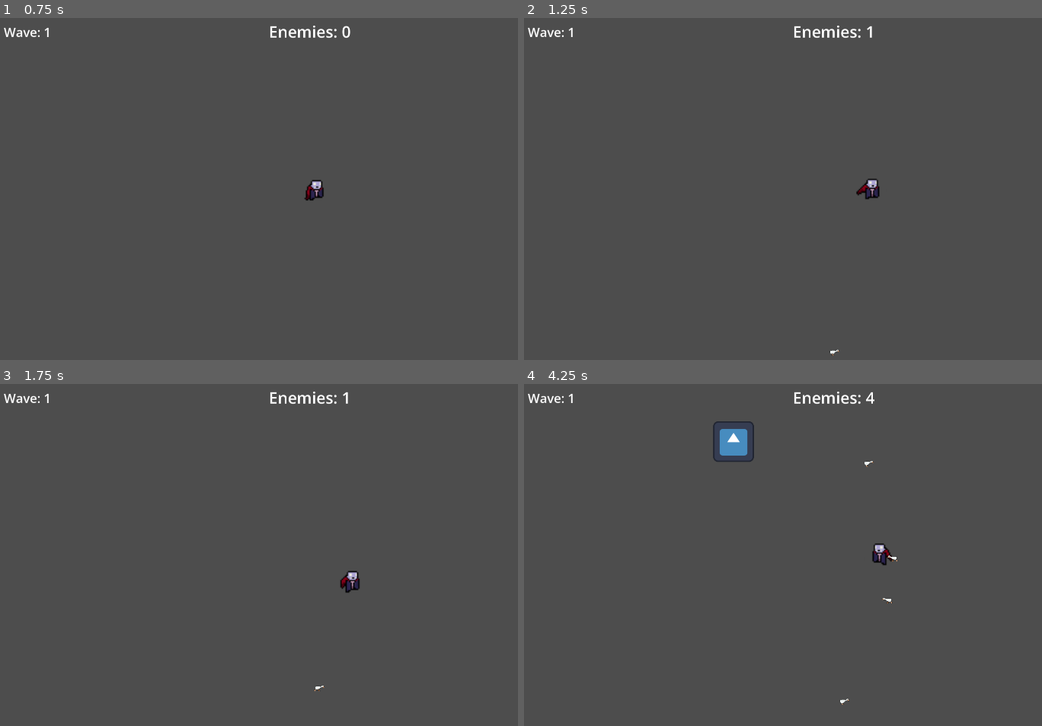
Above: before the commit, frames 1-4 (two rows, left to right).
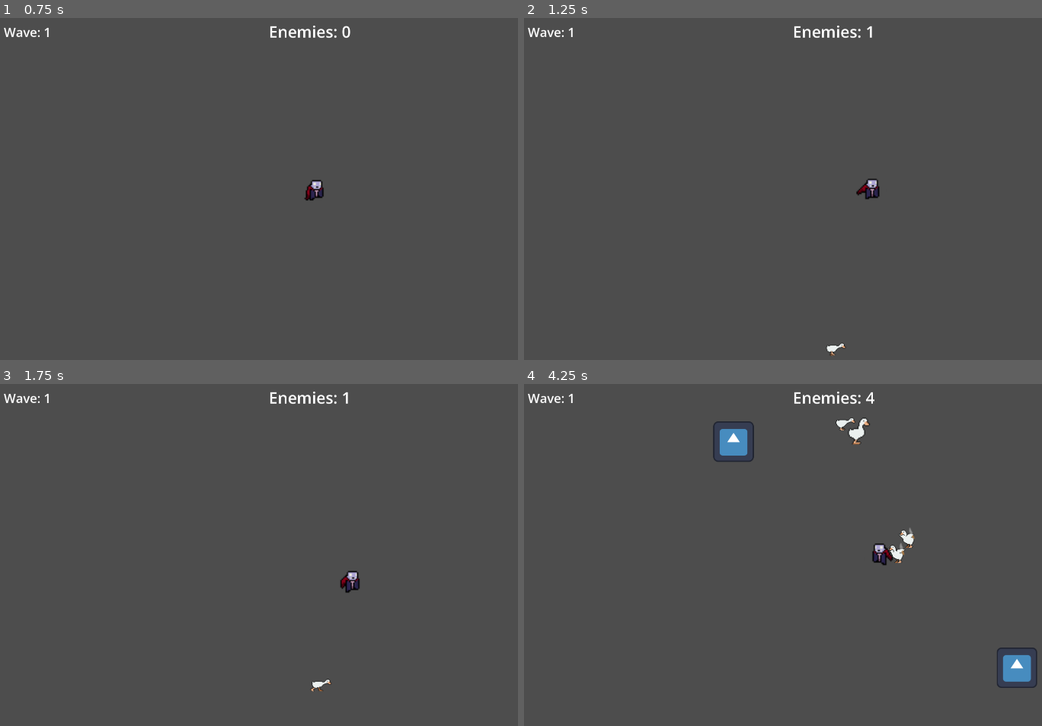
Above: after the commit, the same moments.

Repository: MatthewDulworth/gmtk26
Game: Godot game, scene res://level/level.tscn
Two runs of this game, one before a commit and one after it. Both use one fixed random seed, a clock stepped at 60 frames per second and the inputs below. This scene is started directly instead of the project's main scene. The engine's default icon, where the game draws it, is replaced by a stand-in: a white triangle on a blue panel in a dark square.
Inputs:
- Up to frame 1 (0.75 s): hold D (move_right) from 0.53 s (still down); tap E (next_weapon) at 0.6 s
- Up to frame 2 (1.25 s): keep holding D (move_right)
- Up to frame 3 (1.75 s): release D (move_right) at 1.28 s; hold S (move_down) from 1.28 s (still down); tap Q (previous_weapon) at 1.35 s
- Up to frame 4 (4.25 s): release S (move_down) at 2.03 s; hold D (move_right) 2.03-2.78 s; hold Space (shoot) 2.03-2.78 s; hold W (move_up) 2.78-3.53 s; tap E (next_weapon) at 2.85 s; hold A (move_left) from 3.53 s (still down); tap Q (previous_weapon) at 3.6 s

Frame 1 is identical in both runs. In frame 2, less than 0.1% of the frame differs, in the area x 58-63%, y 95-99%; in frame 3, less than 0.1%; in frame 4, 1.0%, in the area x 60-100%, y 9-94%.

Commit message:
level changes

Diff:
--- a/level/level.gd
+++ b/level/level.gd
@@ -3,6 +3,7 @@
 @export var enemy_scene: PackedScene
 @export var players: Array[PlayerController]
 @export var item_scene: PackedScene
+@export var enemy_data_types: Array[EnemyData]
 var _time_since_last_spawn := 0.0
 var _time_since_wave_start := 0.0
 var _time_since_last_item_spawn := 0.0
@@ -54,6 +55,7 @@
 
 	if _time_since_last_spawn > _current_enemy_spawn_rate:
 		var new_enemy: EnemyController = enemy_scene.instantiate()
+		new_enemy.enemy_data = enemy_data_types.pick_random()
 		new_enemy.players = players
 		new_enemy.health.died.connect(_on_enemy_death)
 		new_enemy.position = $EnemySpawners.get_children().pick_random().position
--- a/level/level.tscn
+++ b/level/level.tscn
@@ -4,7 +4,11 @@
 [ext_resource type="PackedScene" uid="uid://d1wakfws1yses" path="res://chracters/enemies/enemy.tscn" id="2_ktfr2"]
 [ext_resource type="Texture2D" uid="uid://ddvd7nfqv3aku" path="res://level/tiles_prog_art.png" id="3_44x8d"]
 [ext_resource type="PackedScene" uid="uid://d33q7ngm2teb7" path="res://item/item.tscn" id="3_ktfr2"]
+[ext_resource type="Script" uid="uid://bdhvi88d3ihm2" path="res://chracters/enemies/EnemyData.gd" id="4_6gtgk"]
 [ext_resource type="PackedScene" uid="uid://d0fyntx0582l7" path="res://chracters/player/player.tscn" id="4_ivpvi"]
+[ext_resource type="Resource" uid="uid://bbiflcgguj78o" path="res://chracters/enemies/EnemyMed.tres" id="5_cw150"]
+[ext_resource type="Resource" uid="uid://d38xsxobsmd6k" path="res://chracters/enemies/EnemyFast.tres" id="6_xii2b"]
+[ext_resource type="Resource" uid="uid://bxhj8gcqqmkpd" path="res://chracters/enemies/EnemySlow.tres" id="7_rhqlf"]
 
 [sub_resource type="TileSetAtlasSource" id="TileSetAtlasSource_dgned"]
 texture = ExtResource("3_44x8d")
@@ -26,6 +30,7 @@
 enemy_scene = ExtResource("2_ktfr2")
 players = [NodePath("Player")]
 item_scene = ExtResource("3_ktfr2")
+enemy_data_types = Array[ExtResource("4_6gtgk")]([ExtResource("5_cw150"), ExtResource("6_xii2b"), ExtResource("7_rhqlf")])
 
 [node name="TileMapLayer" type="TileMapLayer" parent="." unique_id=624556665]
 tile_set = SubResource("TileSet_76gxs")
